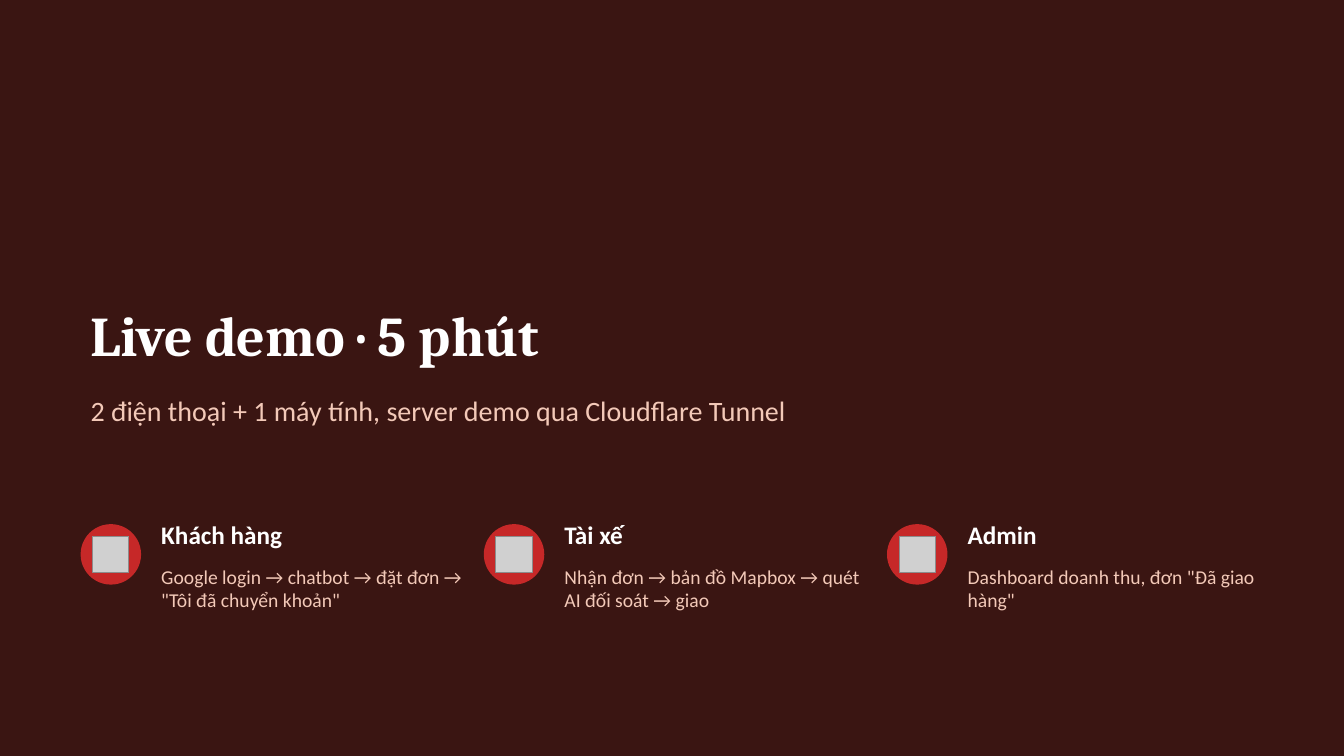
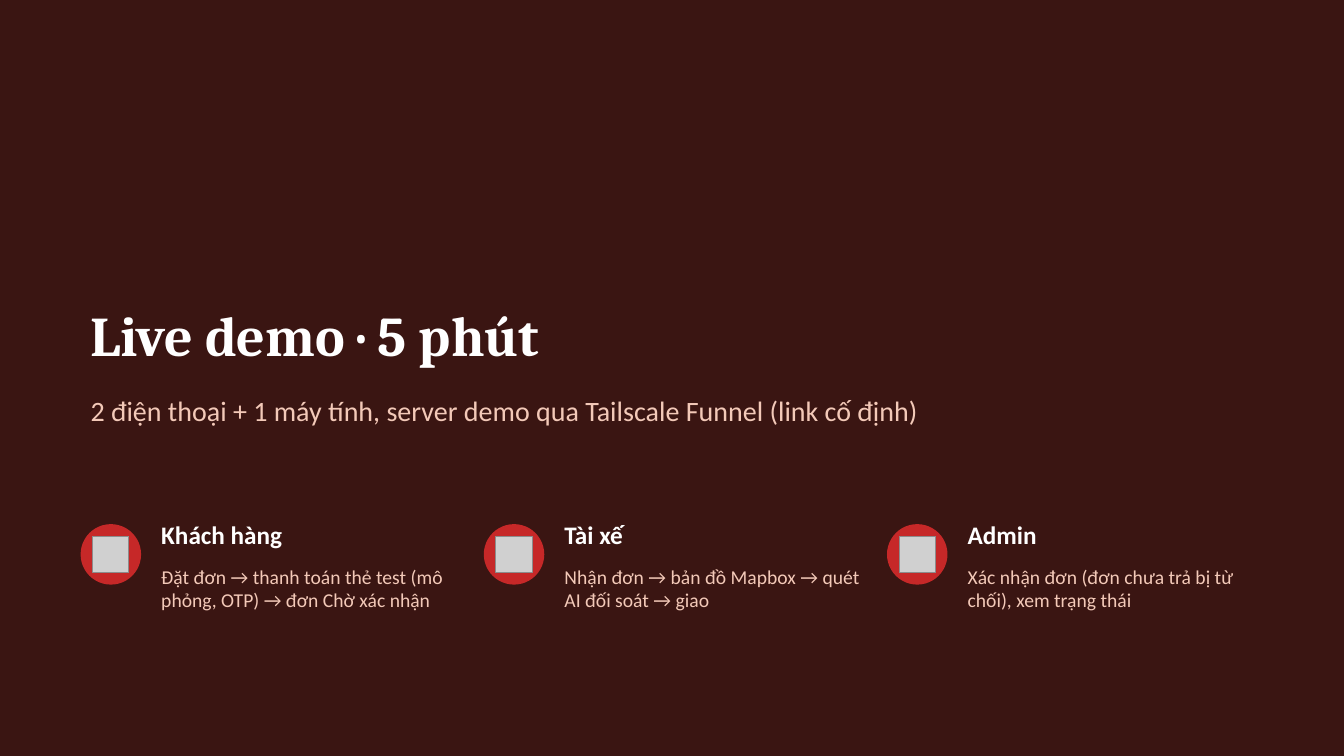
Before and after one commit to MinhELY1402/GuGuGaGa-F-B, a slide deck: slide 12 of docs/GuGuGaGa_Slide_Bao_Ve.pptx (slide 11 before the commit). Drawn at 1344x756 pixels with LibreOffice and Linux fonts; fonts in the diff are those of the drawing; grey boxes stand for pictures. Boxes give left, top, right and bottom in pixels: in the first picture for what was removed or moved away, otherwise in the second. Text is boxed around its words. In the diff, an @@ line names an element or a change of style, - is before the commit and + after.

Commit message:
docs: cập nhật sổ rủi ro R13–R21, CR-03, báo cáo 6.5, slide rủi ro, bằng chứng 22–23/11
- 04: thêm R13–R21 (lỗ hổng check-payment, trạng thái đơn, cổng mô phỏng, đơn hết hạn, PR chưa review...);
  R02 đã kiểm chứng, R11 xảy ra lần 2
- 06: CR-03 (cửa hàng xác nhận đơn, khách tự hủy, điều phối tài xế)
- 01: mục 6.5 kiểm thử 22–23/11 (backend 80 test, thử trên điện thoại thật), chương 7
- 08 + slide: thêm slide rủi ro (R02, R13, R14), cập nhật slide demo (Tailscale Funnel)
- 00, 09: lịch sử dự án và bằng chứng bổ sung; xuất lại bản Word và PowerPoint

```diff
--- a/docs/GuGuGaGa_Slide_Bao_Ve.pptx
+++ b/docs/GuGuGaGa_Slide_Bao_Ve.pptx
@@ text at <box>91,400,917,426</box>: text changed @@
-2 điện thoại + 1 máy tính, server demo qua Cloudflare Tunnel
+2 điện thoại + 1 máy tính, server demo qua Tailscale Funnel (link cố định)
@@ text at <box>161,570,443,611</box>: text changed @@
-Google login → chatbot → đặt đơn → "Tôi đã chuyển khoản"
+Đặt đơn → thanh toán thẻ test (mô phỏng, OTP) → đơn Chờ xác nhận
@@ text at <box>968,570,1233,611</box>: text changed @@
-Dashboard doanh thu, đơn "Đã giao hàng"
+Xác nhận đơn (đơn chưa trả bị từ chối), xem trạng thái
```
Also in this commit, not shown: 1 slide added, 18 other files.
